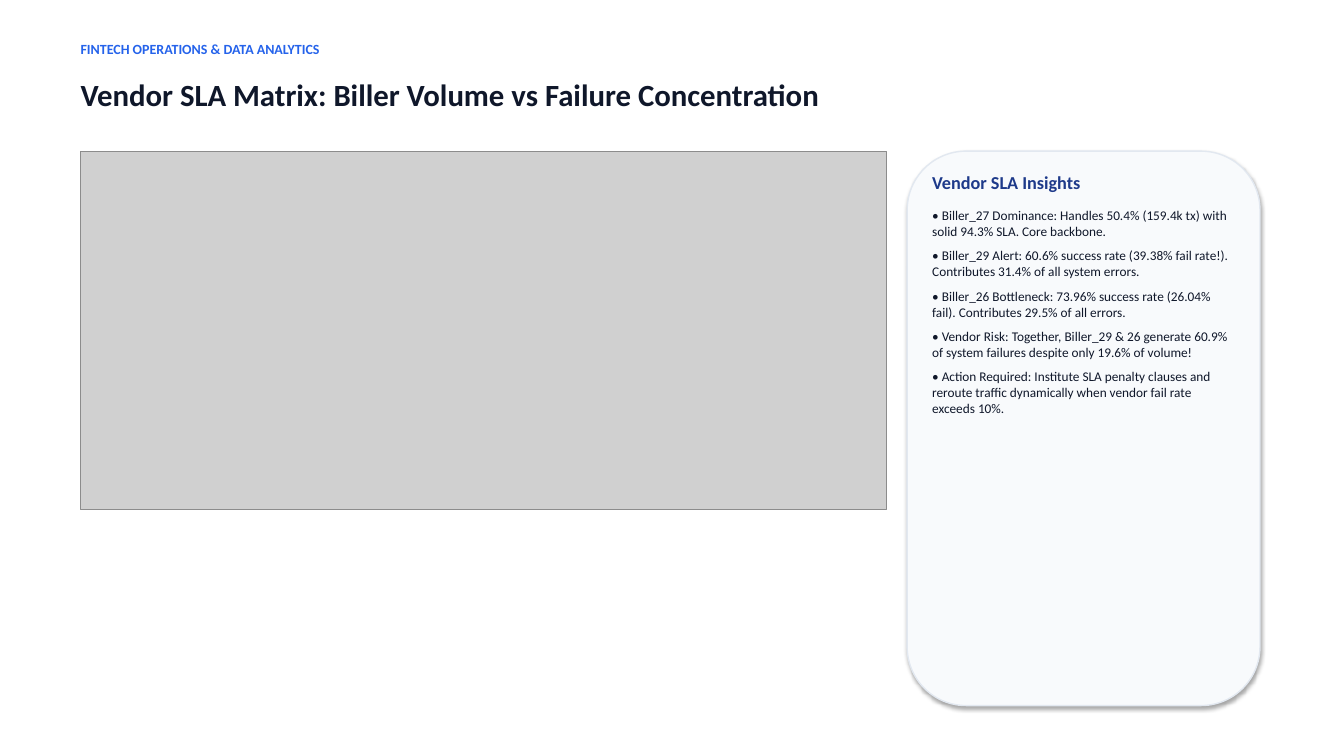
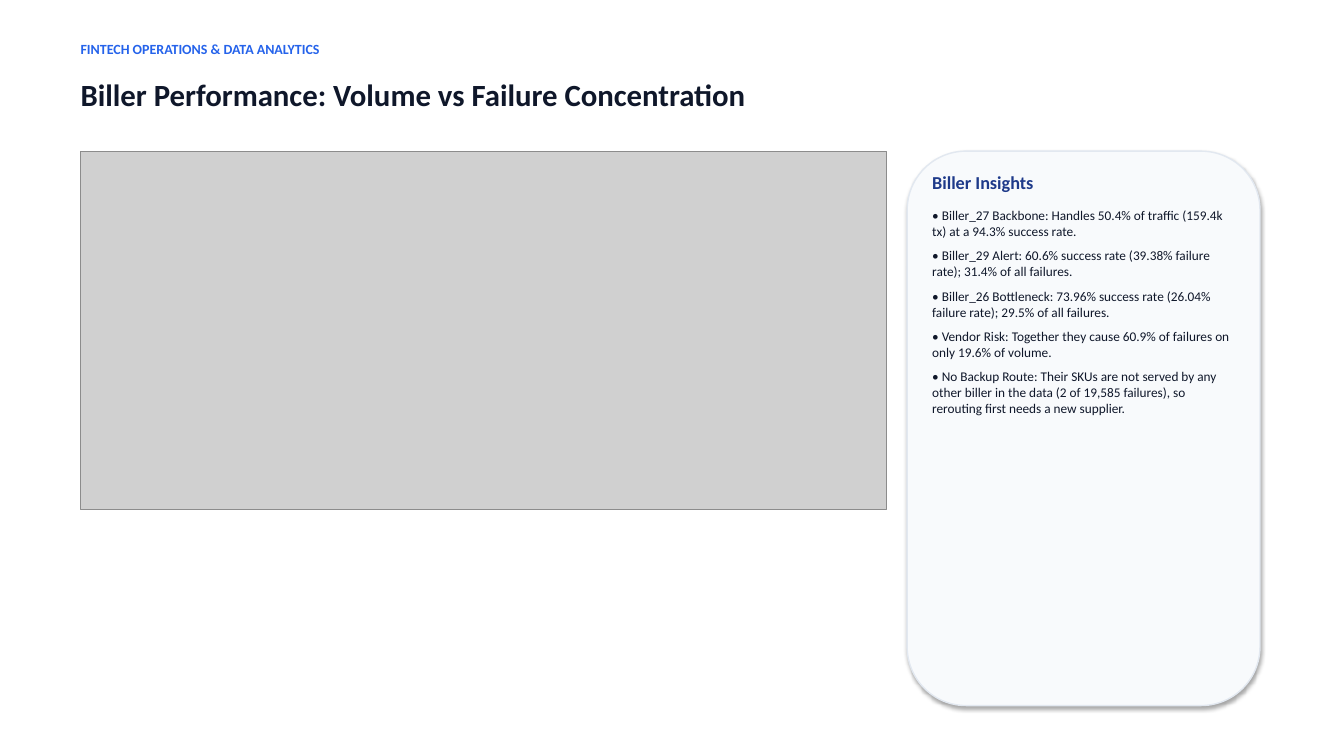
Before and after one commit to Achimedes28/fintech-ppob-transaction-operations-analytics, a slide deck: slide 5 of presentations/Fintech_PPOB_Transaction_Operations_Analytics.pptx. Drawn at 1344x756 pixels with LibreOffice and Linux fonts; fonts in the diff are those of the drawing; grey boxes stand for pictures. Boxes give left, top, right and bottom in pixels: in the first picture for what was removed or moved away, otherwise in the second. Text is boxed around its words. In the diff, an @@ line names an element or a change of style, - is before the commit and + after.

```diff
--- a/presentations/Fintech_PPOB_Transaction_Operations_Analytics.pptx
+++ b/presentations/Fintech_PPOB_Transaction_Operations_Analytics.pptx
@@ text at (81, 84, 746, 107): text changed @@
-Vendor SLA Matrix: Biller Volume vs Failure Concentration
+Biller Performance: Volume vs Failure Concentration
@@ text at (932, 176, 1229, 416): text changed @@
-Vendor SLA Insights
-• Biller_27 Dominance: Handles 50.4% (159.4k tx) with solid 94.3% SLA. Core backbone.
-• Biller_29 Alert: 60.6% success rate (39.38% fail rate!). Contributes 31.4% of all system errors.
-• Biller_26 Bottleneck: 73.96% success rate (26.04% fail). Contributes 29.5% of all errors.
-• Vendor Risk: Together, Biller_29 & 26 generate 60.9% of system failures despite only 19.6% of volume!
-• Action Required: Institute SLA penalty clauses and reroute traffic dynamically when vendor fail rate exceeds 10%.
+Biller Insights
+• Biller_27 Backbone: Handles 50.4% of traffic (159.4k tx) at a 94.3% success rate.
+• Biller_29 Alert: 60.6% success rate (39.38% failure rate); 31.4% of all failures.
+• Biller_26 Bottleneck: 73.96% success rate (26.04% failure rate); 29.5% of all failures.
+• Vendor Risk: Together they cause 60.9% of failures on only 19.6% of volume.
+• No Backup Route: Their SKUs are not served by any other biller in the data (2 of 19,585 failures), so rerouting first needs a new supplier.
```
Also in this commit, not shown: 8 other slides changed, 18 other files.
